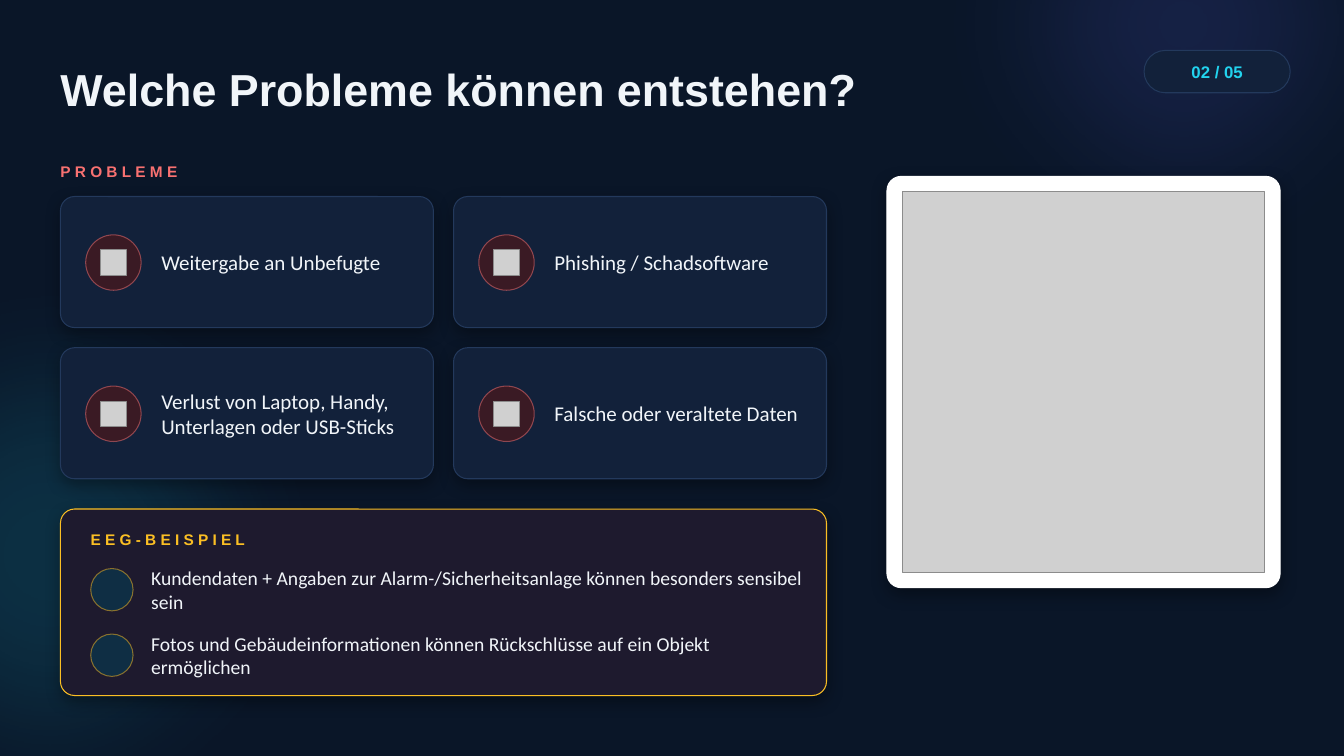
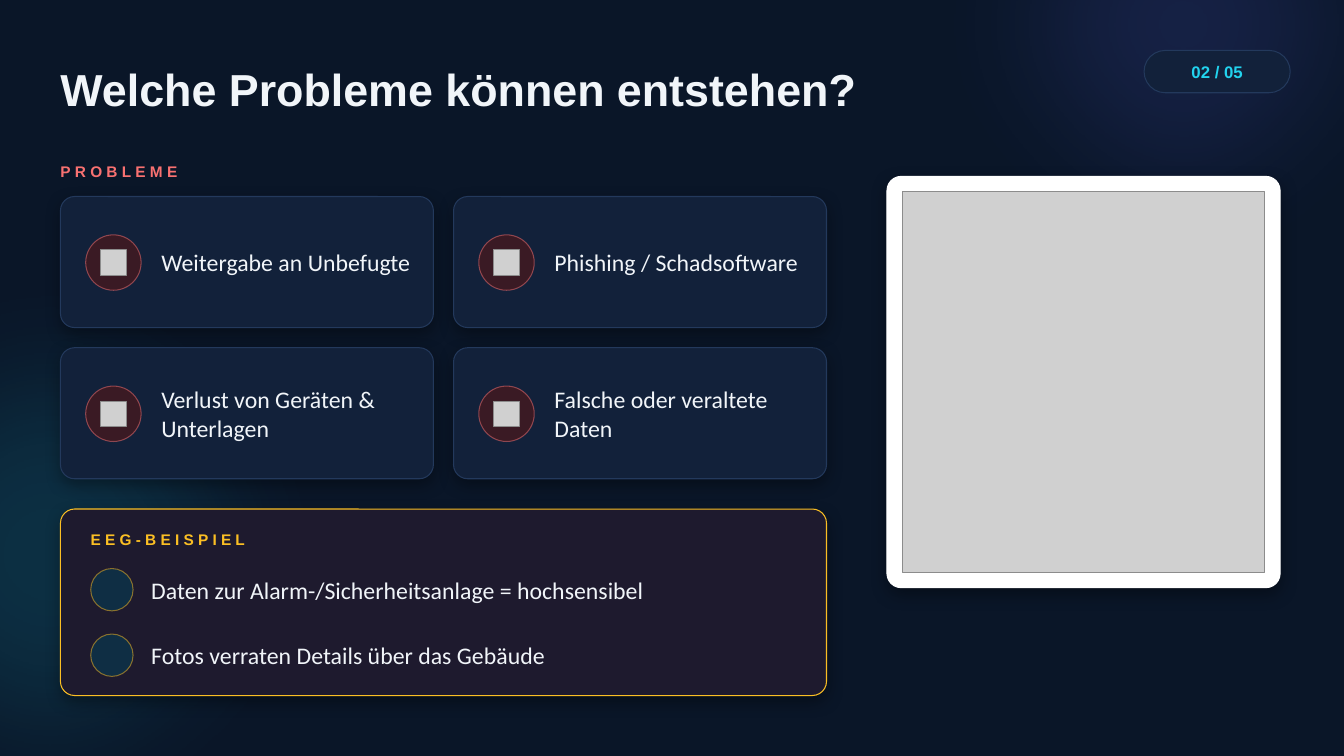
Before and after one commit to dalmaguergarces-dev/Trade, a slide deck: slide 4 of Datenschutz_EEG_animiert.pptx. Drawn at 1344x756 pixels with LibreOffice and Linux fonts; fonts in the diff are those of the drawing; grey boxes stand for pictures; background and template pictures are left out. Boxes give left, top, right and bottom in pixels: in the first picture for what was removed or moved away, otherwise in the second. Text is boxed around its words. In the diff, an @@ line names an element or a change of style, - is before the commit and + after.

```diff
--- a/Datenschutz_EEG_animiert.pptx
+++ b/Datenschutz_EEG_animiert.pptx
@@ size 15 to 17 pt in 3 elements at box(161, 254, 410, 275), box(554, 254, 798, 275), box(554, 391, 767, 437) @@
@@ text at box(161, 391, 353, 441): text changed; size 15 to 17 pt @@
-Verlust von Laptop, Handy, Unterlagen oder USB-Sticks
+Verlust von Geräten & Unterlagen
@@ text at box(151, 582, 643, 603): text changed; size 14 to 17 pt @@
-Kundendaten + Angaben zur Alarm-/Sicherheitsanlage können besonders sensibel sein
+Daten zur Alarm-/Sicherheitsanlage = hochsensibel
@@ text at box(151, 647, 545, 664): text changed; size 14 to 17 pt @@
-Fotos und Gebäudeinformationen können Rückschlüsse auf ein Objekt ermöglichen
+Fotos verraten Details über das Gebäude
```
Also in this commit, not shown: 4 other slides changed.
